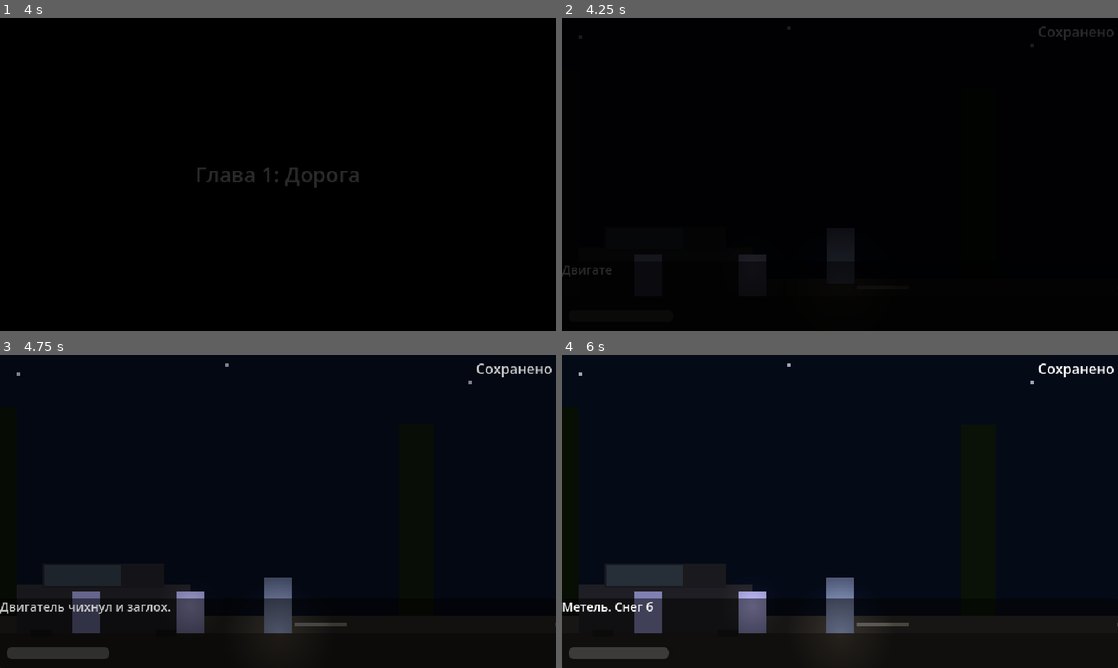
Above: before the commit, frames 1-4 (two rows, left to right).
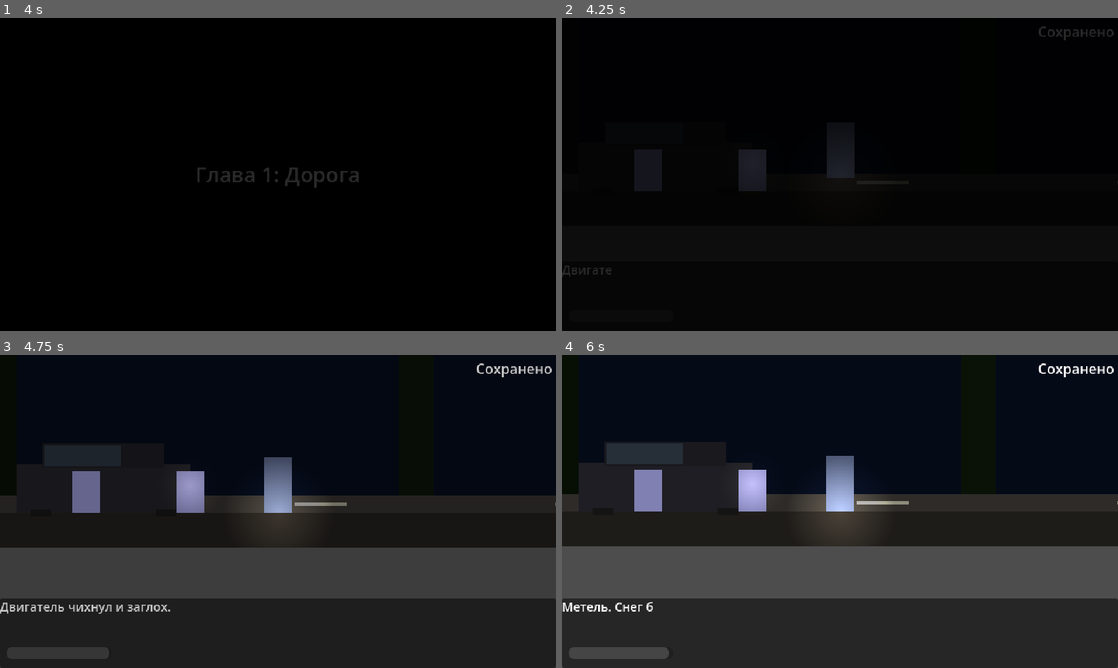
Above: after the commit, the same moments.

Repository: PNVDEVOPS/balagan_game
Game: Godot game, scene res://scenes/ui/main_menu.tscn
Same seed, same stepped clock (60 frames per second), same inputs: the game is played once before the commit and once after it.
Inputs:
- Up to frame 1 (4 s): click "Новая игра" at 0.5 s; tap Enter at 1.25, 2.75 s; hold Space (advance_dialogue) 1.28-2.03 s; hold D (move_right) 1.28-2.78 s; tap Q (hide) at 2.1 s; hold A (move_left) 2.78-3.53 s; hold E (interact) 2.78-3.53 s; tap Space (advance_dialogue) at 3.5 s; hold D (move_right) from 3.53 s (still down); tap Shift (run) at 3.6 s
- Up to frame 2 (4.25 s): keep holding D (move_right)
- Up to frame 3 (4.75 s): keep holding D (move_right); hold Space (advance_dialogue) from 4.28 s (still down)
- Up to frame 4 (6 s): release D (move_right) at 5.03 s; release Space (advance_dialogue) at 5.03 s; hold A (move_left) 5.03-5.78 s; tap Q (hide) at 5.1 s; tap Enter at 5.75 s; hold D (move_right) from 5.78 s (still down); hold E (interact) from 5.78 s (still down)

Frame 1 is identical in both runs. In frame 2, 2.0% of the frame differs, in the area x 3-85%, y 2-78%; in frame 3, 30%; in frame 4, 50%, in the area x 0-100%, y 2-100%.
Error in both runs: Invalid call. Nonexistent function 'set_facing' in base 'PointLight2D (flashlight.gd)'. (res://scripts/player/player.gd:22)

Commit message:
feat: add loop_state, ritual_result, start_finale, dynamic camera bottom to GameManager

Diff:
--- a/scripts/autoload/game_manager.gd
+++ b/scripts/autoload/game_manager.gd
@@ -9,6 +9,8 @@
 var transition_count: int = 0
 var is_transitioning: bool = false
 var spawn_door_id: String = ""
+var loop_state: int = 0
+var ritual_result: String = ""
 
 var _room_graph_original: Dictionary = {}
 var _screen_fade: Node = null
@@ -66,6 +68,20 @@
 	is_transitioning = false
 	room_changed.emit(target_room)
 
+func start_finale(result: String) -> void:
+	ritual_result = result
+	SaveManager.autosave()
+	is_transitioning = true
+	_ensure_fade()
+	await _screen_fade.fade_out(0.8)
+	current_room = "finale"
+	get_tree().change_scene_to_file("res://scenes/rooms/room_finale.tscn")
+	await get_tree().process_frame
+	await get_tree().process_frame
+	_ensure_fade()
+	await _screen_fade.fade_in(0.5)
+	is_transitioning = false
+
 func _place_player_at_door() -> void:
 	var player := get_tree().get_first_node_in_group("player")
 	if not player:
@@ -78,10 +94,12 @@
 	if camera:
 		var room_right := get_tree().current_scene.get_node_or_null("RoomRight")
 		var right_limit: int = int(room_right.global_position.x) if room_right else 640
+		var room_bottom := get_tree().current_scene.get_node_or_null("RoomBottom")
+		var bottom_limit: int = int(room_bottom.global_position.y) if room_bottom else 700
 		camera.limit_left = 0
 		camera.limit_right = right_limit
 		camera.limit_top = 0
-		camera.limit_bottom = 360
+		camera.limit_bottom = bottom_limit
 
 func _ensure_fade() -> void:
 	_screen_fade = get_tree().get_first_node_in_group("screen_fade")
@@ -103,29 +121,13 @@
 		artifacts_collected.append(artifact_id)
 		artifact_collected.emit(artifact_id)
 
-func _on_artifact_collected(artifact_id: String) -> void:
-	_apply_artifact_graph_mutation(artifact_id)
+func _on_artifact_collected(_artifact_id: String) -> void:
+	loop_state = artifacts_collected.size()
 	SaveManager.autosave()
-
-func _apply_artifact_graph_mutation(artifact_id: String) -> void:
-	match artifact_id:
-		"bone_amulet":
-			mutate_door("corridor", "door_right", "main_hall")
-		"shaman_drum":
-			mutate_door("entrance", "door_inside", "corridor")
-			mutate_door("bedroom", "door_back", "storage")
-		"earring":
-			reset_room_graph()
-			mutate_door("entrance", "door_outside", "finale")
-			room_graph["rooms"]["finale"] = {
-				"scene": "res://scenes/rooms/room_finale.tscn",
-				"doors": {}
-			}
 
 func restore_from_save() -> void:
 	_load_room_graph()
-	for artifact_id in artifacts_collected:
-		_apply_artifact_graph_mutation(artifact_id)
+	loop_state = artifacts_collected.size()
 
 func teleport_to_random_room() -> void:
 	var room_ids: Array = room_graph["rooms"].keys()
